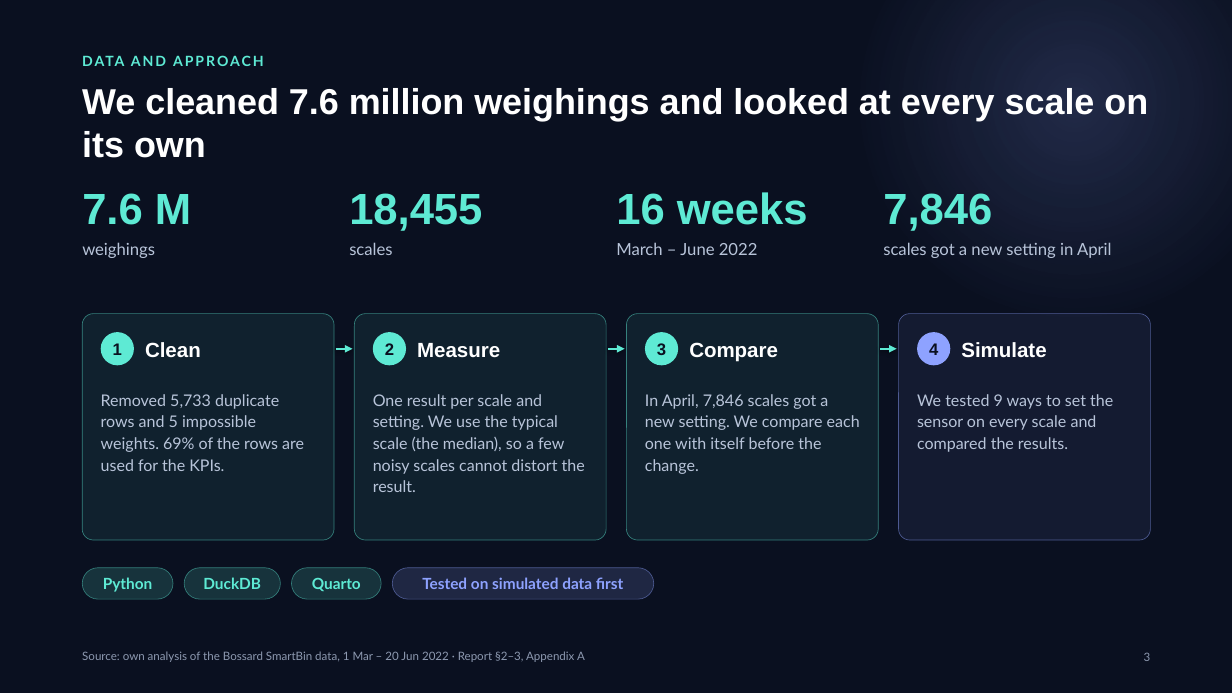
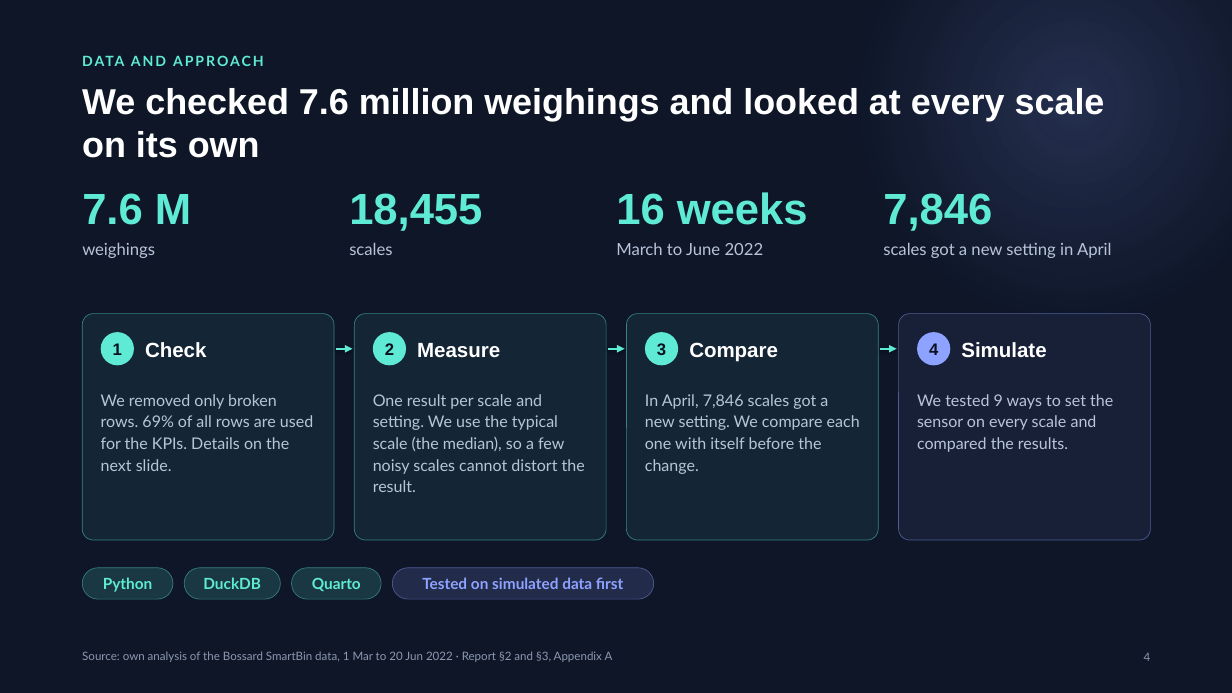
Before and after one commit to erenalpckroglu/smartbin-sensor-optimization, a slide deck: slide 4 of presentation/SmartBin – CTO presentation.pptx (slide 3 before the commit). Drawn at 1232x693 pixels with LibreOffice and Linux fonts; fonts in the diff are those of the drawing. Boxes give left, top, right and bottom in pixels: in the first picture for what was removed or moved away, otherwise in the second. Text is boxed around its words. In the diff, an @@ line names an element or a change of style, - is before the commit and + after.

```diff
--- a/presentation/SmartBin – CTO presentation.pptx
+++ b/presentation/SmartBin – CTO presentation.pptx
@@ background #0A1020 to #0E1628 @@
@@ text at [82,88,1105,158]: text changed @@
-We cleaned 7.6 million weighings and looked at every scale on its own
+We checked 7.6 million weighings and looked at every scale on its own
@@ text at [616,242,764,255]: text changed @@
-March – June 2022
+March to June 2022
@@ text at [145,342,206,358]: text changed @@
-Clean
+Check
@@ text at [101,394,313,471]: text changed @@
-Removed 5,733 duplicate rows and 5 impossible weights. 69% of the rows are used for the KPIs.
+We removed only broken rows. 69% of all rows are used for the KPIs. Details on the next slide.
@@ text at [82,651,613,662]: text changed @@
-Source: own analysis of the Bossard SmartBin data, 1 Mar – 20 Jun 2022 · Report §2–3, Appendix A
+Source: own analysis of the Bossard SmartBin data, 1 Mar to 20 Jun 2022 · Report §2 and §3, Appendix A
@@ text at [1144,653,1151,661]: text changed @@
-3
+4
```
Also in this commit, not shown: 21 other slides changed, 2 slides added, 24 other files.
